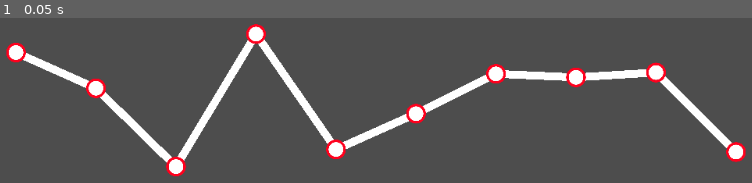
Above: before the commit, frame 1.
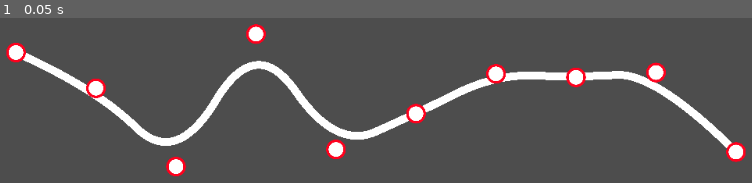
Above: after the commit, the same moment.

Repository: rapfamily4/B-spline-editor
Game: Godot game, scene res://scenes/workbench/workbench.tscn
Two runs of this game, one before a commit and one after it. Both use one fixed random seed, a clock stepped at 60 frames per second and the inputs below.
Inputs:
- Up to frame 1 (0.05 s): no input

The runs differ from the first frame. In frame 1, 3.8% of the frame differs, in the area x 3-96%, y 12-88%.

Commit message:
Stable spline generation.

Diff:
--- a/scenes/control_point/control_point.tscn
+++ b/scenes/control_point/control_point.tscn
@@ -1,9 +1,17 @@
-[gd_scene load_steps=2 format=3 uid="uid://bxa3il3n3mmgh"]
+[gd_scene load_steps=3 format=3 uid="uid://bxa3il3n3mmgh"]
 
 [ext_resource type="Texture2D" uid="uid://ckie8omhy4fh0" path="res://scenes/control_point/control_point_marker.png" id="1_cqwun"]
+
+[sub_resource type="CircleShape2D" id="CircleShape2D_4mv5g"]
+radius = 13.0
 
 [node name="ControlPoint" type="Marker2D"]
 
 [node name="Sprite2D" type="Sprite2D" parent="."]
 scale = Vector2(0.2, 0.2)
 texture = ExtResource("1_cqwun")
+
+[node name="Area2D" type="Area2D" parent="."]
+
+[node name="CollisionShape2D" type="CollisionShape2D" parent="Area2D"]
+shape = SubResource("CircleShape2D_4mv5g")
--- a/scenes/spline/spline.gd
+++ b/scenes/spline/spline.gd
@@ -1,7 +1,7 @@
 extends Node2D
 
-const SPLINE_DEGREE: int = 2 # k
-const STARTING_CONTROL_POINTS_COUNT: int = 10 # n + 1
+const SPLINE_DEGREE: int = 3 # k
+const CONTROL_POINTS_COUNT: int = 10 # n + 1
 
 @onready var line_renderer: Line2D = $LineRenderer
 @onready var control_points_tree: Node2D = $ControlPoints
@@ -13,7 +13,7 @@
 func _ready():
 	# Palcement is not parametrized: it needs refactoring.
 	var window_resolution: Vector2 = get_window().size
-	for i: int in range(STARTING_CONTROL_POINTS_COUNT):
+	for i: int in range(CONTROL_POINTS_COUNT):
 		var new_x: float = i * window_resolution.x * 0.1 + window_resolution.x * 0.05
 		var new_y: float = randf_range(0, window_resolution.y * 0.3) + window_resolution.y * 0.35
 		add_control_point(Vector2(new_x, new_y))
@@ -33,25 +33,28 @@
 	control_points_tree.remove_child(point)
 
 func generate_knots(clamped: bool = false) -> void:
-	for i: int in range(STARTING_CONTROL_POINTS_COUNT + SPLINE_DEGREE):
+	for i: int in range(CONTROL_POINTS_COUNT + SPLINE_DEGREE):
 		if clamped:
 			if i in range(SPLINE_DEGREE):
 				knots.append(0)
-			elif i in range(STARTING_CONTROL_POINTS_COUNT, STARTING_CONTROL_POINTS_COUNT + SPLINE_DEGREE):
+			elif i in range(CONTROL_POINTS_COUNT, CONTROL_POINTS_COUNT + SPLINE_DEGREE):
 				knots.append(1)
 			else:
-				knots.append(float(i - SPLINE_DEGREE + 1) / float(STARTING_CONTROL_POINTS_COUNT - SPLINE_DEGREE + 1))
+				knots.append(float(i - SPLINE_DEGREE + 1) / float(CONTROL_POINTS_COUNT - SPLINE_DEGREE + 1))
 		else:
-			knots.append(float(i) / float(STARTING_CONTROL_POINTS_COUNT + SPLINE_DEGREE - 1))
+			knots.append(float(i) / float(CONTROL_POINTS_COUNT + SPLINE_DEGREE - 1))
 
 		print("Generated knot #" + str(i) + ":    " + str(knots[i]))
 
 func update_curve(resolution: int = 256) -> void:
 	for i: int in range(resolution + 1):
-		line_renderer.add_point(evaluate_curve(float(i) / float(resolution)))
+		var evaluation_point: float = lerpf(knots[SPLINE_DEGREE - 1], knots[CONTROL_POINTS_COUNT],
+				float(i) / float(resolution))
+		line_renderer.add_point(evaluate_curve(evaluation_point))
 
 func evaluate_curve(evaluation_point: float) -> Vector2:
-	for i: int in range(STARTING_CONTROL_POINTS_COUNT + SPLINE_DEGREE - 1):
+	assert(knots[SPLINE_DEGREE - 1] <= evaluation_point and evaluation_point <= knots[CONTROL_POINTS_COUNT])
+	for i: int in range(SPLINE_DEGREE - 1, CONTROL_POINTS_COUNT + SPLINE_DEGREE - 1):
 		if knots[i] <= evaluation_point and evaluation_point <= knots[i + 1]:
 			return de_boor_cox(i, SPLINE_DEGREE - 1, evaluation_point)
 	return Vector2.ZERO
@@ -61,10 +64,12 @@
 			/ (knots[control_point + SPLINE_DEGREE - degree] - knots[control_point]))
 
 func de_boor_cox(control_point: int, degree: int, evaluation_point: float) -> Vector2:
-	assert(knots[0] <= evaluation_point and evaluation_point <= knots[STARTING_CONTROL_POINTS_COUNT + SPLINE_DEGREE - 1])
+	assert(0 <= control_point and control_point < CONTROL_POINTS_COUNT)
+	assert(0 <= degree and degree <= SPLINE_DEGREE - 1)
+	assert(knots[0] <= evaluation_point and evaluation_point <= knots[CONTROL_POINTS_COUNT + SPLINE_DEGREE - 1])
 	if degree == 0:
 		return control_points_tree.get_child(control_point).position
 	var aux_val: float = aux(control_point, degree, evaluation_point)
-	var de_boor0 = de_boor_cox(control_point - 1, degree - 1, evaluation_point)
-	var de_boor1 = de_boor_cox(control_point, degree - 1, evaluation_point)
+	var de_boor0: Vector2 = de_boor_cox(control_point - 1, degree - 1, evaluation_point)
+	var de_boor1: Vector2 = de_boor_cox(control_point, degree - 1, evaluation_point)
 	return (1 - aux_val) * de_boor0 + aux_val * de_boor1
Not shown, added: export_presets.cfg
